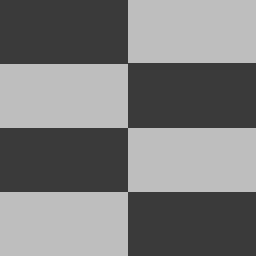
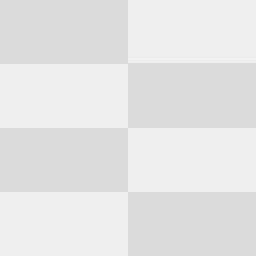
Comparing the layer stacks of the two w=256, h=256 images. Changes:
painted on "Background" over [0, 0, 256, 256]